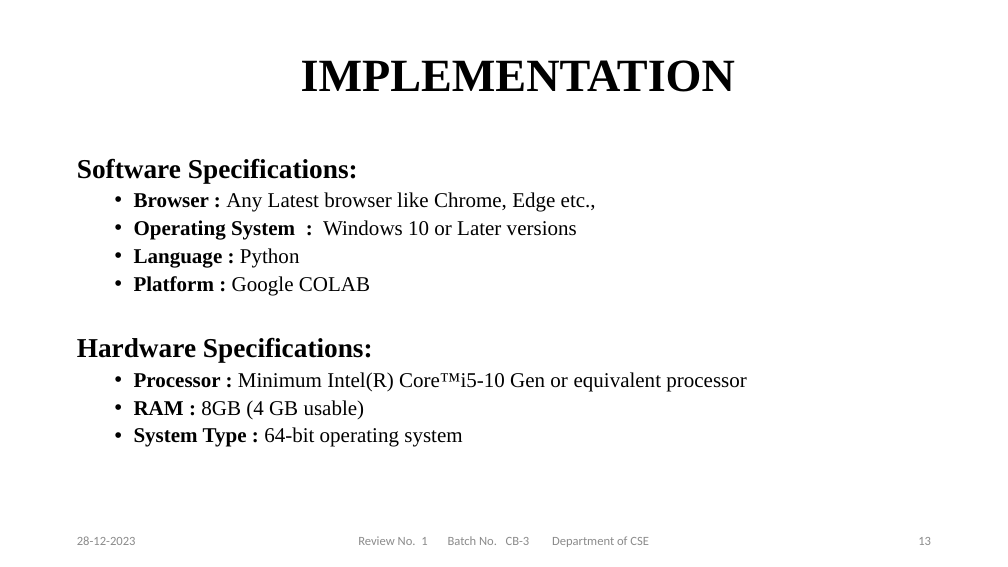
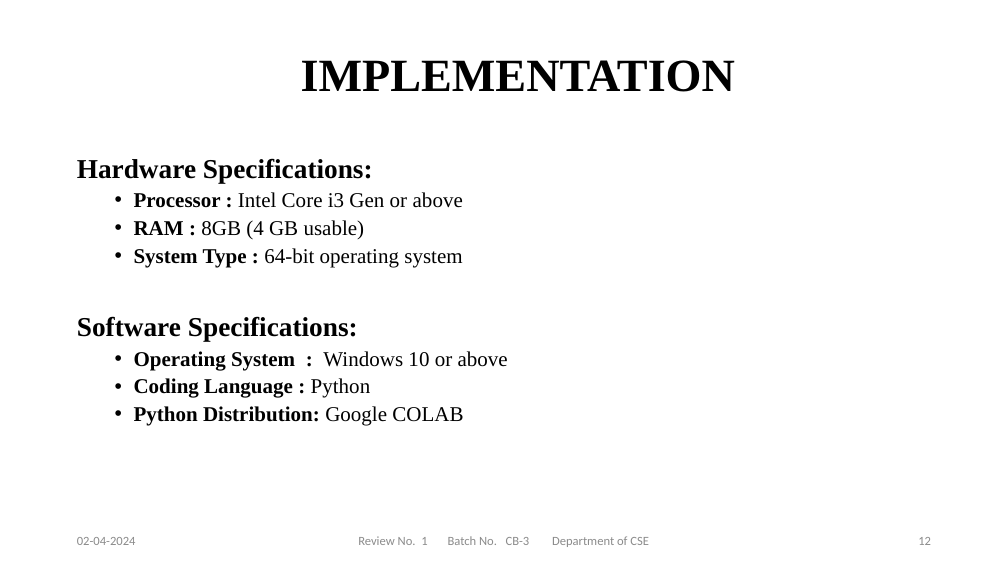
Before and after one commit to NEC-PROJECTS-2024/CB3, a slide deck: slide 12 of Documents/review-1.pptx (slide 13 before the commit). Drawn at 1008x567 pixels with LibreOffice and Linux fonts; fonts in the diff are those of the drawing; background and template pictures are left out. Boxes give left, top, right and bottom in pixels: in the first picture for what was removed or moved away, otherwise in the second. Text is boxed around its words. In the diff, an @@ line names an element or a change of style, - is before the commit and + after.

```diff
--- a/Documents/review-1.pptx
+++ b/Documents/review-1.pptx
@@ text at box(77, 158, 596, 296): paragraphs removed @@
-Software Specifications:
-  • Browser : Any Latest browser like Chrome, Edge etc.,
-  • Operating System : Windows 10 or Later versions
-  • Language : Python
-  • Platform : Google COLAB
@@ text at box(134, 192, 463, 208): text changed @@
-  • Processor : Minimum Intel(R) Core™i5-10 Gen or equivalent processor
+  • Processor : Intel Core i3 Gen or above
@@ text at box(77, 316, 508, 426): paragraphs added @@
+Software Specifications:
+  • Operating System : Windows 10 or above
+  • Coding Language : Python
+  • Python Distribution: Google COLAB
@@ text at box(77, 537, 136, 545): text changed @@
-28-12-2023
+02-04-2024
```
Also in this commit, not shown: 14 other slides changed, 5 slides added, 1 slide removed, 10 other files.
